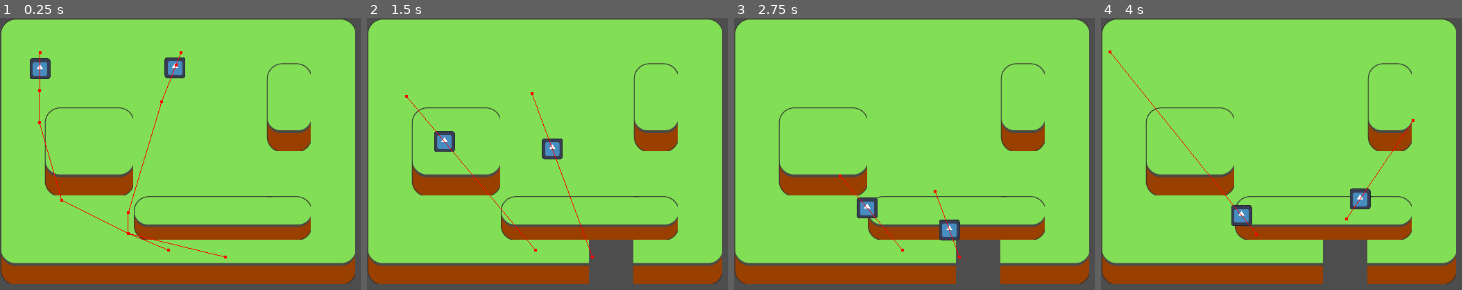
Above: before the commit, frames 1-4 (left to right).
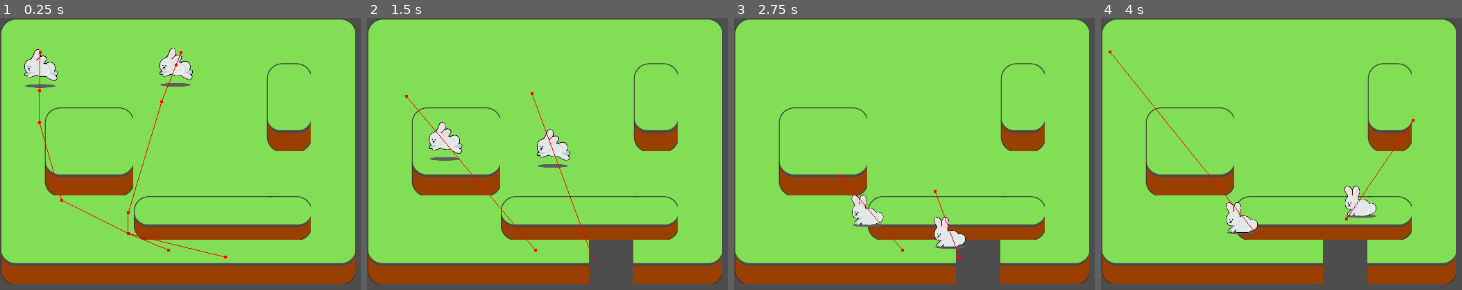
Above: after the commit, the same moments.

Repository: Monetai/RabbitVillage
Game: Godot game, scene res://src/scene/world.tscn
The game is run twice, just before and just after one commit, with the same random seed, the same clock (stepped at 60 frames per second) and the same inputs. The engine's default icon, where the game draws it, is replaced by a stand-in: a white triangle on a blue panel in a dark square.
Inputs (mouse positions are in pixels of both pictures, inside the frame that each line leads up to):
- Up to frame 1 (0.25 s): no input
- Up to frame 2 (1.5 s): move the mouse to (outside the picture) at 0.52 s; right-click (outside the picture) at 0.6 s; move the mouse to (605, 265) at 1.27 s; click (605, 265) at 1.35 s
- Up to frame 3 (2.75 s): move the mouse to (outside the picture) at 2.02 s; right-click (outside the picture) at 2.1 s
- Up to frame 4 (4 s): move the mouse to (outside the picture) at 2.77 s; click (outside the picture) at 2.85 s; move the mouse to (outside the picture) at 3.52 s; right-click (outside the picture) at 3.6 s

The runs differ from the first frame. In frame 1, 1.7% of the frame differs, in the area x 6-54%, y 11-26%; in frame 2, 1.7%; in frame 3, 1.6%; in frame 4, 1.7%, in the area x 34-77%, y 61-80%.

Commit message:
rabbit animation

Diff:
--- a/src/scene/rabbit.tscn
+++ b/src/scene/rabbit.tscn
@@ -1,17 +1,35 @@
-[gd_scene load_steps=4 format=3 uid="uid://datvh036b5nrx"]
+[gd_scene load_steps=6 format=3 uid="uid://datvh036b5nrx"]
 
 [ext_resource type="Script" path="res://src/script/rabbit.gd" id="1_kstxw"]
-[ext_resource type="Texture2D" uid="uid://scwyjhg1dg2i" path="res://icon.svg" id="1_y5xwm"]
+[ext_resource type="Texture2D" uid="uid://clactpiow02a7" path="res://assets/Rabbits/Rabbit_idle.png" id="2_lu7nv"]
+[ext_resource type="Texture2D" uid="uid://bemeexudsxv4e" path="res://assets/Rabbits/Rabbit_walk.png" id="3_c5l24"]
+
+[sub_resource type="SpriteFrames" id="SpriteFrames_uccas"]
+animations = [{
+"frames": [{
+"duration": 1.0,
+"texture": ExtResource("2_lu7nv")
+}, {
+"duration": 1.0,
+"texture": ExtResource("3_c5l24")
+}],
+"loop": true,
+"name": &"Walk",
+"speed": 5.0
+}]
 
 [sub_resource type="CircleShape2D" id="CircleShape2D_ko0w3"]
-radius = 14.5602
+radius = 22.0227
 
 [node name="Rabbit" type="Node2D"]
 script = ExtResource("1_kstxw")
 
-[node name="Sprite2D" type="Sprite2D" parent="."]
+[node name="Sprite2D" type="AnimatedSprite2D" parent="."]
 scale = Vector2(0.234375, 0.234375)
-texture = ExtResource("1_y5xwm")
+sprite_frames = SubResource("SpriteFrames_uccas")
+animation = &"Walk"
+autoplay = "Walk"
+frame_progress = 0.322769
 
 [node name="BaiseDetector" type="Area2D" parent="."]
 collision_layer = 2
@@ -19,6 +37,7 @@
 input_pickable = false
 
 [node name="CollisionShape2D" type="CollisionShape2D" parent="BaiseDetector"]
+position = Vector2(0, 4)
 shape = SubResource("CircleShape2D_ko0w3")
 
 [node name="BaiseCooldown" type="Timer" parent="."]
Binary file added: assets/Rabbits/Rabbit_idle.png
Not shown, added: assets/Rabbits/Rabbit_idle.png.import
Binary file removed: assets/Rabbits/Rabbit_move.png
Binary file added: assets/Rabbits/Rabbit_walk.png
Not shown, changed: assets/Rabbits/Rabbit_walk.png.import
